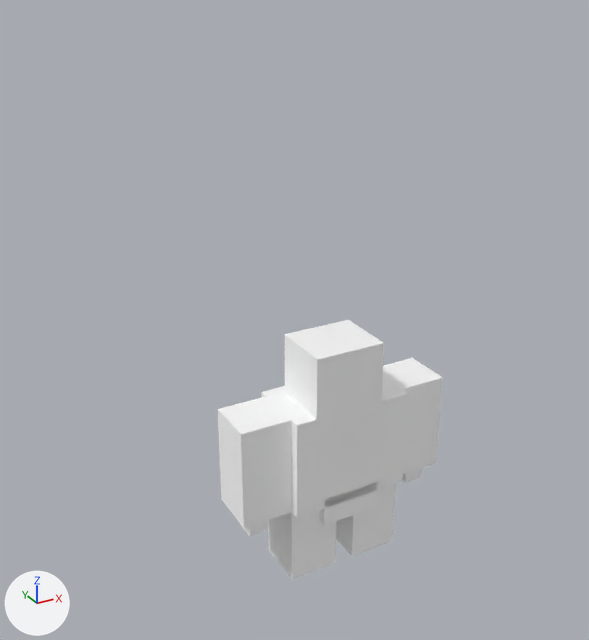
Two versions of the glTF model models/creatures/ogre/model.gltf, one commit apart.
Both versions are drawn from a camera (50 mm lens) standing at (-2.27, -3.61, 3.47) and looking at (0.16, 0.81, 1.26). Arrows for +X, +Y and +Z are at lower left; the lights stay in place. The picture after the commit comes second. Vertices at exactly the same position are counted once.
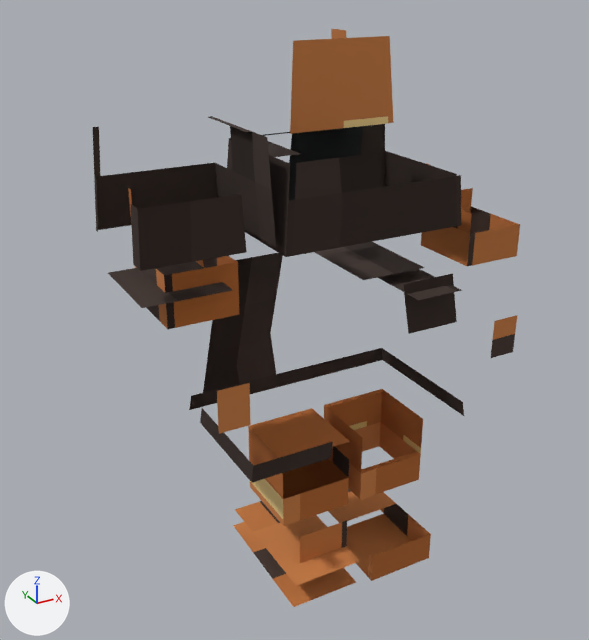
Changed parts and their boxes [x1, y1, x2, y2] in the pictures (589 x 640 px; the box of a moved part takes in the faces that stretch with it):
'mesh', surface changed, reshaped: before [218, 320, 443, 579]; after [93, 29, 520, 607]
part 1 of me_mesh_0, moved or reshaped (not visible afterwards): before [285, 320, 384, 420]
part 2 of me_mesh_0, moved or reshaped (not visible afterwards): before [402, 468, 422, 483]
part 3 of me_mesh_0, moved or reshaped (not visible afterwards): before [240, 520, 268, 536]
part 4 of me_mesh_0, moved or reshaped (not visible before): after [233, 501, 360, 607]
part 5 of me_mesh_0, moved or reshaped: before [261, 376, 408, 518]; after [328, 489, 431, 581]
part 6 of me_mesh_0, rebuilt (13% narrower, 15% shorter): before [218, 397, 336, 579]; after [248, 408, 350, 563]
part 7 of me_mesh_0, rebuilt: before [336, 358, 443, 556]; after [324, 389, 423, 500]
part 8 of me_mesh_0, deleted: before [319, 482, 377, 525]
part 9 of me_mesh_0, added: after [93, 29, 520, 482]

Diff of the bpy script that builds the scene:
```diff
--- a/models/creatures/ogre/model.gltf.py
+++ b/models/creatures/ogre/model.gltf.py
@@ img_body_png @@
+img_body_png = load_image('body.png', '../butterfly/textures/body.png', 64, 64, 'sRGB')
@@ mat_body @@
 mat_body = bpy.data.materials.new('body')
-# nodes: BsdfPrincipled, OutputMaterial
-# colours: white #ffffff
+# nodes: BsdfPrincipled, Math x2, OutputMaterial, TexImage
+# uses the picture img_body_png
@@ me_mesh_0 @@
 # used by ob_mesh; location = (0.0, 0.0, 0.0)
-me_mesh_0.from_pydata(...)  # 84 vertices, 132 faces; spans x -0.69..0.69, y -0.19..0.25, z 0.0..1.5
+me_mesh_0.from_pydata(...)  # 216 vertices, 372 faces; spans x -1.25..1.25, y -0.38..2.47, z 0.0..3.12
+# me_mesh_0 part 1: the loose piece of 8 vertices spanning x -0.25..0.19, y -0.19..0.19, z 1.12..1.5 is scaled about its middle by (0.429, 0.133, 0.167), then moved by (-0.09, 0.62, 1.72)
+# me_mesh_0 part 2: the loose piece of 8 vertices spanning x 0.5..0.62, y -0.06..0.06, z 0.38..0.5 is scaled about its middle by (0.325, 0.35, 1.5), then moved by (-0.75, 0.69, 2.34)
+# me_mesh_0 part 3: the loose piece of 8 vertices spanning x -0.62..-0.5, y -0.06..0.06, z 0.38..0.5 is scaled about its middle by (0.325, 0.35, 1.5), then moved by (0.75, 0.69, 2.34)
+# me_mesh_0 part 4: the loose piece of 8 vertices spanning x -0.31..0.31, y 0.0..0.19, z 0.5..0.81 is scaled about its middle by (0.7, 4.67, 0.54), then moved by (-0.26, -0.03, -0.56)
+# me_mesh_0 part 5: the loose piece of 8 vertices spanning x -0.38..0.38, y -0.19..0.25, z 0.5..1.12 is scaled about its middle by (0.583, 2, 0.27), then moved by (0.26, 0.03, -0.72)
+# me_mesh_0 part 6: the loose piece of 14 vertices spanning x -0.69..-0.06, y -0.12..0.19, z 0.0..1.12 is rebuilt with 16 vertices and now spans x -0.48..-0.04, y -0.22..0.22, z 0.19..0.94
+# me_mesh_0 part 7: the loose piece of 14 vertices spanning x 0.06..0.69, y -0.12..0.19, z 0.0..1.12 is rebuilt with 16 vertices and now spans x 0.04..0.48, y -0.22..0.22, z 0.19..0.94
+# me_mesh_0 part 8: the loose piece of 8 vertices spanning x -0.19..0.19, y -0.19..0.25, z 0.38..0.56 is deleted
+# me_mesh_0 part 9
+# 76 vertices are added at x -1.25..1.25, y -0.38..0.69, z 0.94..3.12
+# 16 new vertices lie (0.37, 0.0, 0.0) away from vertices in x -1.09..0.72, y -0.22..0.22, z 1.5..2.5
+# 8 new vertices lie (0.0, 0.0, 0.25) away from vertices in x -1.12..1.12, y -0.25..0.25, z 1.25
+# 6 new vertices lie (0.62, 0.0, 0.0) away from vertices in x -1.22..0.6, y -0.31..0.62, z 2.69..2.75
+# 6 new vertices lie (0.0, 0.68, 0.0) away from vertices in x -1.25..1.25, y -0.34, z 2.06..2.62
+# 192 new faces join them
+# other edits to the shape of me_mesh_0 do not show in these pictures
 me_mesh_0.materials.append(mat_body)
```
